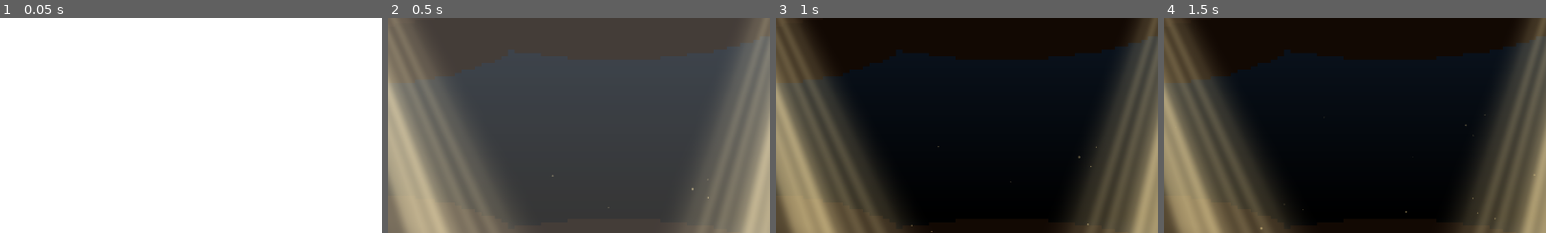
Above: before the commit, frames 1-4 (left to right).
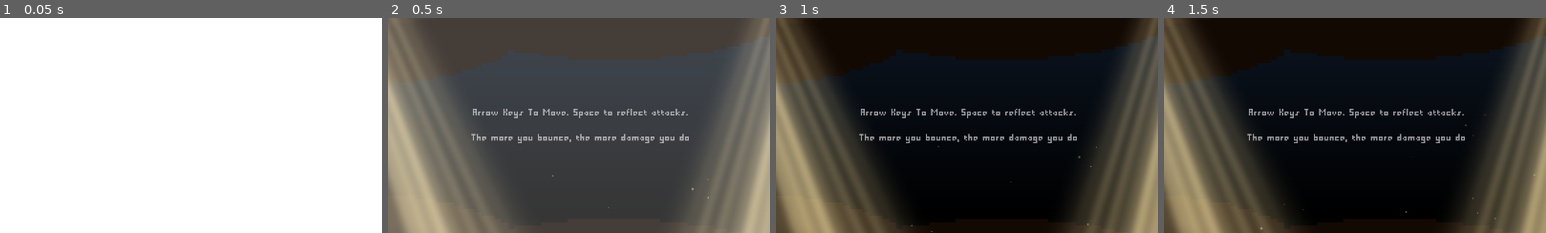
Above: after the commit, the same moments.

Repository: ArandomPsi/returntosender
Game: Godot game, scene res://scenes/hub.tscn
Same seed, same stepped clock (60 frames per second), same inputs: the game is played once before the commit and once after it. Sound files missing from this copy of the repository are replaced by a short silence.
Inputs:
- Up to frame 1 (0.05 s): no input
- Up to frame 2 (0.5 s): no input
- Up to frame 3 (1 s): hold Right (right) from 0.53 s (still down); tap Up (up) at 0.6, 0.77 s
- Up to frame 4 (1.5 s): keep holding Right (right); tap Up (up) at 1.07 s; tap Space (basicattack) at 1.35 s
The pictures show only the part of the screen within x 24-74%, y 12-62%; the shares and areas given below are measured in that part.

Frame 1 is identical in both runs. In frame 2, 1.5% of the frame differs, in the area x 21-79%, y 42-59%; in frame 3, 1.5%; in frame 4, 1.5%.

Commit message:
neegy

Diff:
--- a/scenes/counter.tscn
+++ b/scenes/counter.tscn
@@ -20,6 +20,57 @@
 gravity = Vector3(0, 0, 0)
 color = Color(0.47, 0.955833, 1, 1)
 color_ramp = SubResource("GradientTexture1D_skrdt")
+
+[sub_resource type="Animation" id="Animation_vv7id"]
+length = 0.001
+tracks/0/type = "value"
+tracks/0/imported = false
+tracks/0/enabled = true
+tracks/0/path = NodePath("GPUParticles2D:emitting")
+tracks/0/interp = 1
+tracks/0/loop_wrap = true
+tracks/0/keys = {
+"times": PackedFloat32Array(0),
+"transitions": PackedFloat32Array(1),
+"update": 1,
+"values": [false]
+}
+tracks/1/type = "value"
+tracks/1/imported = false
+tracks/1/enabled = true
+tracks/1/path = NodePath("GPUParticles2D2:emitting")
+tracks/1/interp = 1
+tracks/1/loop_wrap = true
+tracks/1/keys = {
+"times": PackedFloat32Array(0),
+"transitions": PackedFloat32Array(1),
+"update": 1,
+"values": [false]
+}
+tracks/2/type = "value"
+tracks/2/imported = false
+tracks/2/enabled = true
+tracks/2/path = NodePath("GPUParticles2D3:emitting")
+tracks/2/interp = 1
+tracks/2/loop_wrap = true
+tracks/2/keys = {
+"times": PackedFloat32Array(0),
+"transitions": PackedFloat32Array(1),
+"update": 1,
+"values": [false]
+}
+tracks/3/type = "value"
+tracks/3/imported = false
+tracks/3/enabled = true
+tracks/3/path = NodePath("Area2D/CollisionShape2D:disabled")
+tracks/3/interp = 1
+tracks/3/loop_wrap = true
+tracks/3/keys = {
+"times": PackedFloat32Array(0),
+"transitions": PackedFloat32Array(1),
+"update": 1,
+"values": [false]
+}
 
 [sub_resource type="Animation" id="Animation_me8a0"]
 resource_name = "baba"
@@ -70,57 +121,6 @@
 "transitions": PackedFloat32Array(1, 1, 1),
 "update": 1,
 "values": [true, false, true]
-}
-
-[sub_resource type="Animation" id="Animation_vv7id"]
-length = 0.001
-tracks/0/type = "value"
-tracks/0/imported = false
-tracks/0/enabled = true
-tracks/0/path = NodePath("GPUParticles2D:emitting")
-tracks/0/interp = 1
-tracks/0/loop_wrap = true
-tracks/0/keys = {
-"times": PackedFloat32Array(0),
-"transitions": PackedFloat32Array(1),
-"update": 1,
-"values": [false]
-}
-tracks/1/type = "value"
-tracks/1/imported = false
-tracks/1/enabled = true
-tracks/1/path = NodePath("GPUParticles2D2:emitting")
-tracks/1/interp = 1
-tracks/1/loop_wrap = true
-tracks/1/keys = {
-"times": PackedFloat32Array(0),
-"transitions": PackedFloat32Array(1),
-"update": 1,
-"values": [false]
-}
-tracks/2/type = "value"
-tracks/2/imported = false
-tracks/2/enabled = true
-tracks/2/path = NodePath("GPUParticles2D3:emitting")
-tracks/2/interp = 1
-tracks/2/loop_wrap = true
-tracks/2/keys = {
-"times": PackedFloat32Array(0),
-"transitions": PackedFloat32Array(1),
-"update": 1,
-"values": [false]
-}
-tracks/3/type = "value"
-tracks/3/imported = false
-tracks/3/enabled = true
-tracks/3/path = NodePath("Area2D/CollisionShape2D:disabled")
-tracks/3/interp = 1
-tracks/3/loop_wrap = true
-tracks/3/keys = {
-"times": PackedFloat32Array(0),
-"transitions": PackedFloat32Array(1),
-"update": 1,
-"values": [false]
 }
 
 [sub_resource type="AnimationLibrary" id="AnimationLibrary_u6cvs"]
--- a/scenes/hiteffect.tscn
+++ /dev/null
@@ -1,29 +0,0 @@
-[gd_scene load_steps=6 format=3 uid="uid://byaqbauoq6iqw"]
-
-[ext_resource type="Texture2D" uid="uid://cg25f4xavgadi" path="res://assets/effects/hiteffectclash.svg" id="1_075h4"]
-[ext_resource type="Script" uid="uid://cowxbedlgdqg3" path="res://scripts/vfx/par.gd" id="2_35xb2"]
-
-[sub_resource type="Gradient" id="Gradient_35xb2"]
-colors = PackedColorArray(1, 1, 1, 1, 1, 1, 1, 0)
-
-[sub_resource type="GradientTexture1D" id="GradientTexture1D_c1w48"]
-gradient = SubResource("Gradient_35xb2")
-
-[sub_resource type="ParticleProcessMaterial" id="ParticleProcessMaterial_r0m7d"]
-particle_flag_disable_z = true
-angle_min = -720.0
-angle_max = 720.0
-gravity = Vector3(0, 0, 0)
-scale_min = 0.5
-color = Color(0.89, 0, 0.504333, 1)
-color_ramp = SubResource("GradientTexture1D_c1w48")
-
-[node name="hiteffect" type="GPUParticles2D"]
-emitting = false
-amount = 5
-texture = ExtResource("1_075h4")
-lifetime = 0.1
-one_shot = true
-explosiveness = 1.0
-process_material = SubResource("ParticleProcessMaterial_r0m7d")
-script = ExtResource("2_35xb2")
--- a/scenes/hub.tscn
+++ b/scenes/hub.tscn
@@ -180,6 +180,23 @@
 trail_lifetime = 0.8
 process_material = SubResource("ParticleProcessMaterial_s6eg2")
 
+[node name="Label" type="Label" parent="Node2D"]
+anchors_preset = 5
+anchor_left = 0.5
+anchor_right = 0.5
+offset_left = 400.0
+offset_top = 95.0
+offset_right = 726.0
+offset_bottom = 118.0
+grow_horizontal = 2
+theme_override_colors/font_color = Color(1, 1, 1, 0.576471)
+theme_override_fonts/font = ExtResource("8_441x5")
+text = "Arrow Keys To Move. Space to reflect attacks.
+
+The more you bounce, the more damage you do"
+horizontal_alignment = 1
+vertical_alignment = 1
+
 [node name="player" parent="." instance=ExtResource("1_qssp3")]
 position = Vector2(171, 560)
 
Not shown, added: export_presets.cfg
Not shown, added: exports/v1/index.apple-touch-icon.png.import
Not shown, added: exports/v1/index.icon.png.import
Not shown, added: exports/v1/index.png.import
Not shown, added: exports/.DS_Store
Not shown, added: exports/v1.zip
Not shown, added: exports/v1/index.apple-touch-icon.png
Not shown, added: exports/v1/index.audio.position.worklet.js
Not shown, added: exports/v1/index.audio.worklet.js
Not shown, added: exports/v1/index.icon.png
Not shown, added: exports/v1/index.js
Not shown, added: exports/v1/index.pck
(and 2 more such lines)
